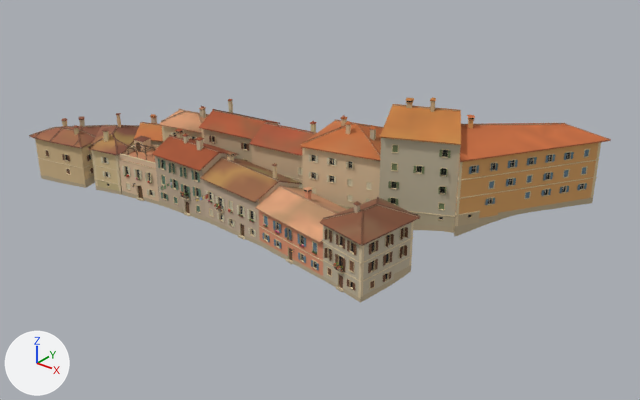
An edit to the glTF model games/yorimichi/assets/belmonte/meshes/SM_BM_BT_blk_10.glb, drawn before and after from the same camera.
The view is the same before and after, from a 50 mm lens placed at (97.8, -114.2, 73.3), pointed at (6.9, -0.6, 2.8). Every picture has the same lights, and +X, +Y and +Z are marked at lower left. The picture after the commit comes second. Vertices at exactly the same position are counted once.

The first picture shows 'SM_BM_BT_blk_10'.
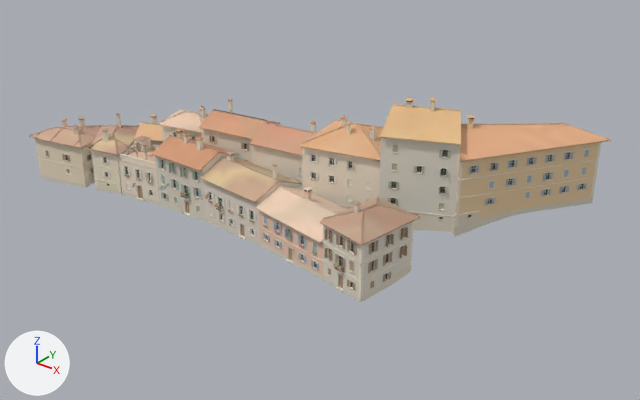
Where the change shows, as pixel boxes (x1, y1, x2, y2) in the pictures (640 x 400 px):
part 1 of me_sm_bt_blk_10, recoloured
    both: (29, 101, 611, 303)
part 2 of me_sm_bt_blk_10, recoloured (beige to pale yellow)
    both: (32, 100, 609, 299)
part 3 of me_sm_bt_blk_10, recoloured (lighter)
    both: (31, 97, 606, 294)

The edits, one by one:
me_sm_bt_blk_10 has 36972 vertices, 42603 faces and spans x -49.6..50.1, y -22.3..22.3, z -1.2..25.7.
me_sm_bt_blk_10 is used by ob_sm_bm_bt_blk_10; location (0.0, 0.0, 0.0).
me_sm_bt_blk_10 part 1: 6672 faces centred in x -49.5..49.9, y -22.2..22.0, z -1.1..25.3 are repainted in the vertex colours; the middle colour goes from beige #bdab92 to pale yellow #dfd6c7.
me_sm_bt_blk_10 part 2: 28444 faces centred in x -49.4..49.1, y -22.2..21.7, z -0.9..25.3 are repainted in the vertex colours; the middle colour goes from beige #d7c196 to pale yellow #ede2ca.
me_sm_bt_blk_10 part 3: 7487 faces centred in x -49.6..50.1, y -22.3..22.2, z -0.2..25.5 are repainted in the vertex colours; the middle colour goes from beige #c0ae92 to pale yellow #e1d7c7.
